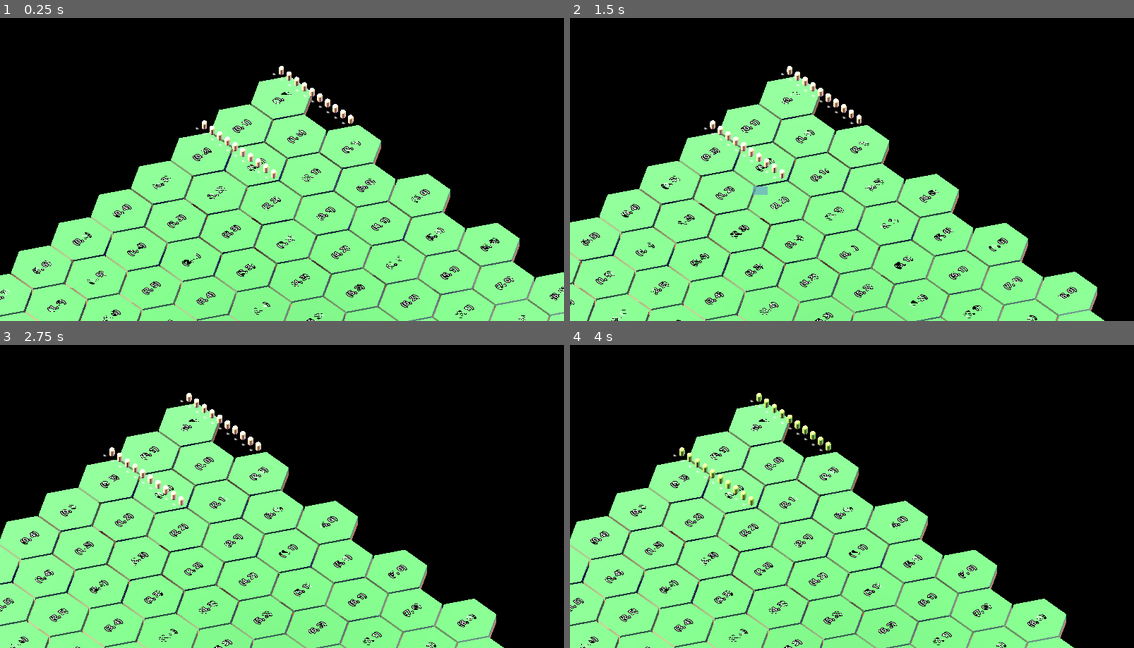
Above: before the commit, frames 1-4 (two rows, left to right).
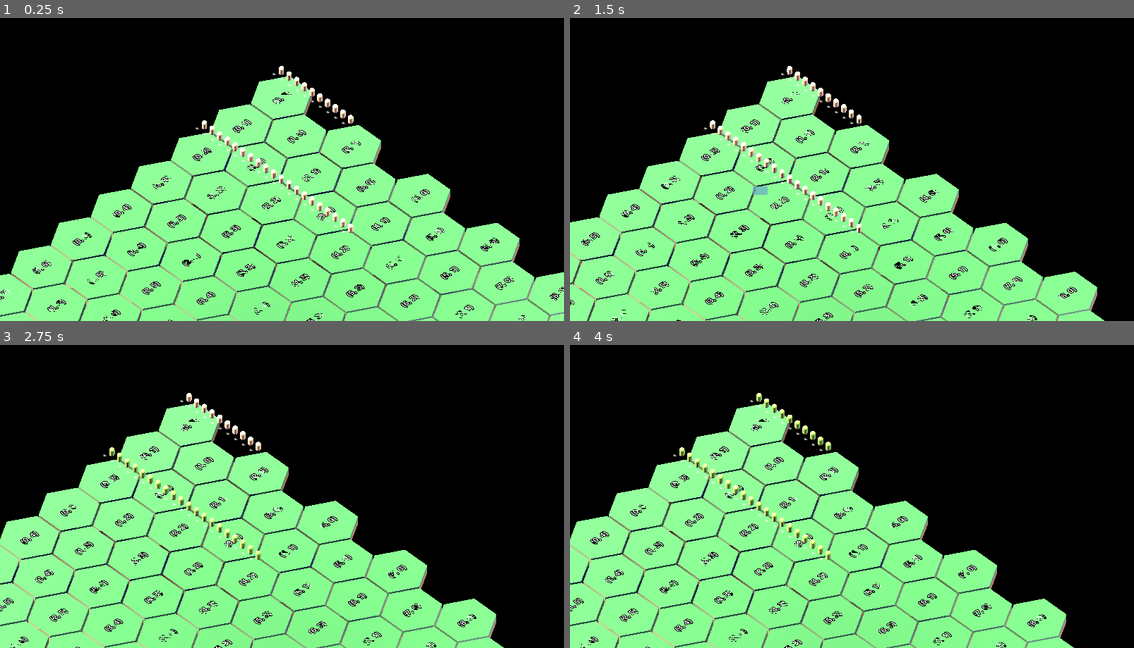
Above: after the commit, the same moments.

Repository: Luis-Arnold/Legends-of-Old
Game: Godot game, scene res://Content/Scenes/Map/Map3D.tscn
Same seed, same stepped clock (60 frames per second), same inputs: the game is played once before the commit and once after it.
Inputs (mouse positions are in pixels of both pictures, inside the frame that each line leads up to):
- Up to frame 1 (0.25 s): no input
- Up to frame 2 (1.5 s): tap Enter at 0.5 s; move the mouse to (976, 148) at 0.52 s; hold D 0.53-1.25 s; click (976, 148) at 0.67 s; tap Space at 0.77, 1.25 s; drag from (739, 178) to (823, 227) at 1.27 s
- Up to frame 3 (2.75 s): move the mouse to (338, 420) at 2.02 s; hold D from 2.03 s (still down); click (338, 420) at 2.17 s
- Up to frame 4 (4 s): release D at 2.75 s; tap Enter at 2.75 s; drag from (823, 554) to (682, 441) at 2.77 s; move the mouse to (1021, 535) at 3.52 s; hold A from 3.53 s (still down); click (1021, 535) at 3.67 s; tap Space at 3.77 s

The runs differ from the first frame. In frame 1, 0.4% of the frame differs, in the area x 42-63%, y 47-77%; in frame 2, 0.4%; in frame 3, 0.6%, in the area x 19-47%, y 33-77%; in frame 4, 0.3%.

Commit message:
Introduced looking at target

Diff:
--- a/Content/Scenes/Map/Map3D.gd
+++ b/Content/Scenes/Map/Map3D.gd
@@ -35,14 +35,14 @@
 	archerUnit.initializeSoldiers(10, soldierScene)
 	for soldier in archerUnit.soldiers:
 		soldier.position += Vector3(0, 0, 2 * 0)
-		soldier.playerColor = PlayerUtil.playerColor.WHITE
+		soldier.changeColor(PlayerUtil.playerColor.WHITE)
 
 	var spearmanUnit = unitScene.instantiate().duplicate()
 	add_child(spearmanUnit)
-	spearmanUnit.initializeSoldiers(10, soldierScene)
+	spearmanUnit.initializeSoldiers(20, soldierScene)
 	for soldier in spearmanUnit.soldiers:
 		soldier.position += Vector3(0, 0, 2 * 1)
-		soldier.playerColor = PlayerUtil.playerColor.BLACK
+		soldier.changeColor(PlayerUtil.playerColor.BLACK)
 
 	rotateTiles()
 
--- a/Content/Scenes/Map/Map3D.tscn
+++ b/Content/Scenes/Map/Map3D.tscn
@@ -56,7 +56,7 @@
 [node name="InViewArea" type="Area3D" parent="Camera3D"]
 transform = Transform3D(1, 0, 0, 0, 1, 2.98023e-08, 0, -8.9407e-08, 1, 0, 0, 0)
 collision_layer = 0
-collision_mask = 3
+collision_mask = 7
 
 [node name="InViewCollision" type="CollisionShape3D" parent="Camera3D/InViewArea"]
 transform = Transform3D(1, 0, 0, 0, 1, 1.93715e-07, 0, -1.49012e-07, 1, 0, -1.54972e-06, -5.64137)
--- a/Content/Scenes/Map/Selector.gd
+++ b/Content/Scenes/Map/Selector.gd
@@ -82,32 +82,7 @@
 					else: # Mouse released
 						if draggingRight and not releasedRight: # Released after drag
 							if len(CameraUtil.selectedSoldiers) > 0 and len(CameraUtil.selectedTiles) > 0:
-								var selectedUnits = UnitUtil.selectedUnits
-								var selectedTiles = CameraUtil.selectedTiles
-								var selectedSoldiers = []
-								for unit in selectedUnits:
-									selectedSoldiers.append_array(unit.soldiers)
-								var totalSoldiers = len(selectedSoldiers)
-								var totalTiles = len(selectedTiles)
-
-								# Calculate the base number of soldiers per tile and the remainder
-								@warning_ignore("integer_division")
-								var soldiersPerHexTile = totalSoldiers / totalTiles
-								var remainder = totalSoldiers % totalTiles
-
-								var soldierIndex = 0
-
-								# Distribute units/soldiers across tiles
-								for i in range(totalTiles):
-									var numSoldiersToAssign = int(soldiersPerHexTile) + int(remainder > 0)
-									remainder -= int(remainder > 0)
-
-									var soldierPositions = getDistributedPositions(selectedTiles[i].position, 0.1, numSoldiersToAssign)
-
-									for j in range(numSoldiersToAssign):
-										if soldierIndex < totalSoldiers:
-											selectedSoldiers[soldierIndex].setTargetPosition(soldierPositions[j])
-											soldierIndex += 1
+								UnitUtil.distributeSoldiersAcrossTiles(UnitUtil.selectedUnits, CameraUtil.selectedTiles)
 
 								position = Vector2(0,0)
 								%Selector.color = Color(1,1,1,0)
--- a/Content/Scenes/Soldier/2D/Soldier.gd
+++ b/Content/Scenes/Soldier/2D/Soldier.gd
@@ -17,7 +17,7 @@
 
 @export_category('Combat')
 var health: int = 100
-var armor: int
+var armor: int = 0
 var attackReady: bool = false
 # Grows with experience
 var attackSpeed: float = 1
--- a/Content/Scenes/Soldier/Soldier3D.gd
+++ b/Content/Scenes/Soldier/Soldier3D.gd
@@ -1,18 +1,18 @@
 class_name Soldier3D extends CharacterBody3D
 
 @export_category('Core')
-var soldierClass: UnitUtil.soldierType
-var playerColor: PlayerUtil.playerColor
-var moral: int
+var soldierClass: UnitUtil.soldierType = UnitUtil.soldierType.SPEARMAN
+var playerColor: PlayerUtil.playerColor = PlayerUtil.playerColor.WHITE
+var moral: int = 100
 # Experience when killing
-var experience: int
+var experience: int = 0
 # Walking slower and attacking slower
 var exhaustion: int
 # Can attack when running into enemies
 var charge: bool = false
 
 @export_category('Movement')
-var currentSpeed: float = 1.0
+var currentSpeed: float = 0.5
 var destination: Vector2 = Vector2()
 var formationPosition: Vector2 # Relative position in the formation
 var stamina: int = 100
@@ -41,6 +41,7 @@
 var resistanceModifiers: Dictionary = {
 	UnitUtil.damageType.BASE: 0.2
 }
+
 var targetsInRange: Array = []
 signal soldierDamaged
 signal soldierDied
@@ -105,6 +106,8 @@
 		elif currentMovementState == movementState.moving:
 			currentMovementState = movementState.halting
 			%SettledIndicator.visible = true
+		if len(targetsInRange) > 0:
+			look_at_target(targetsInRange[0].transform.origin)
 	chargeAttack()
 
 func select():
@@ -116,6 +119,11 @@
 	if currentUnit.isSelected:
 		emit_signal('soldierDeselected')
 		currentUnit.deselect()
+
+func look_at_target(targetPosition):
+	var direction = (targetPosition - transform.origin).normalized()
+	var newRotation = Vector3(0, atan2(direction.x, direction.z), 0)
+	rotation = newRotation
 
 func getScreenPosition(camera: Camera3D) -> Vector2:
 	return camera.unproject_position(position * camera.size)
@@ -142,10 +150,9 @@
 			if not %SettledIndicator.visible:
 				%SettledIndicator.visible = true
 			if settleCooldown >= 0 and settleCooldown < 100:
-				%SettledIndicator.mesh.material.albedo_color = Color(0.275, 0.529, settleCooldown / 100.0)
+				%SettledIndicator.mesh.material.albedo_color = Color(0.275, 0.529, 1, settleCooldown / 100.0)
 				settleCooldown += 1
 			elif settleCooldown >= 100:
-				print('Has settled')
 				currentMovementState = movementState.settled
 				settleCooldown = 0
 			else:
@@ -202,6 +209,18 @@
 func onDeselected():
 	pass
 
+func changeColor(newColor: PlayerUtil.playerColor):
+	playerColor = newColor
+	match newColor:
+		PlayerUtil.playerColor.WHITE:
+			set_collision_layer_value(2, true)
+			set_collision_mask_value(3, true)
+			%AttackArea.set_collision_mask_value(3, true)
+		PlayerUtil.playerColor.BLACK:
+			set_collision_layer_value(3, true)
+			set_collision_mask_value(2, true)
+			%AttackArea.set_collision_mask_value(2, true)
+
 func _onAttackEntered(body):
 	if body is CharacterBody3D:
 		if body.playerColor != playerColor:
--- a/Content/Scenes/Soldier/Soldier3D.tscn
+++ b/Content/Scenes/Soldier/Soldier3D.tscn
@@ -13,8 +13,9 @@
 
 [sub_resource type="CapsuleShape3D" id="CapsuleShape3D_mum8b"]
 
-[sub_resource type="BoxShape3D" id="BoxShape3D_d2iny"]
-size = Vector3(7.44071, 9, 1)
+[sub_resource type="CylinderShape3D" id="CylinderShape3D_f3k6x"]
+height = 1.6925
+radius = 7.5
 
 [sub_resource type="StandardMaterial3D" id="StandardMaterial3D_utu31"]
 transparency = 1
@@ -28,8 +29,8 @@
 
 [node name="Soldier3D" type="CharacterBody3D"]
 transform = Transform3D(0.1, 0, 0, 0, 0.1, 0, 0, 0, 0.1, 0, 0, 0)
-collision_layer = 2
-collision_mask = 2
+collision_layer = 0
+collision_mask = 0
 script = ExtResource("1_xqyvc")
 
 [node name="Body" type="MeshInstance3D" parent="."]
@@ -68,13 +69,14 @@
 pixel_size = 0.02
 texture = ExtResource("2_x8s36")
 
-[node name="Attack" type="Area3D" parent="DirectionIndicator"]
+[node name="AttackArea" type="Area3D" parent="DirectionIndicator"]
+unique_name_in_owner = true
 collision_layer = 0
-collision_mask = 2
+collision_mask = 0
 
-[node name="AttackCollision" type="CollisionShape3D" parent="DirectionIndicator/Attack"]
-transform = Transform3D(1, 0, 0, 0, 1, -2.84217e-14, 0, 2.84217e-14, 1, 0, 4.61242, -2.08616e-07)
-shape = SubResource("BoxShape3D_d2iny")
+[node name="AttackCollision" type="CollisionShape3D" parent="DirectionIndicator/AttackArea"]
+transform = Transform3D(1, 0, 0, 0, -4.37114e-08, -1, 0, 1, -4.37114e-08, 0, 0, 0)
+shape = SubResource("CylinderShape3D_f3k6x")
 
 [node name="AttackAnimations" type="AnimatedSprite3D" parent="DirectionIndicator"]
 unique_name_in_owner = true
@@ -88,5 +90,5 @@
 mesh = SubResource("TorusMesh_si83g")
 
 [connection signal="target_reached" from="NavAgent" to="." method="_onNavTargetReached"]
-[connection signal="body_entered" from="DirectionIndicator/Attack" to="." method="_onAttackEntered"]
-[connection signal="body_exited" from="DirectionIndicator/Attack" to="." method="_onAttackExited"]
+[connection signal="body_entered" from="DirectionIndicator/AttackArea" to="." method="_onAttackEntered"]
+[connection signal="body_exited" from="DirectionIndicator/AttackArea" to="." method="_onAttackExited"]
--- a/Content/Scenes/Unit/Unit3D.gd
+++ b/Content/Scenes/Unit/Unit3D.gd
@@ -6,6 +6,7 @@
 
 @export_category('Core')
 @export var formation: UnitUtil.formationType
+@export var currentTiles: Array = []
 @export var isSelected: bool = false
 @export var soldiers: Array = []
 @export var leader: Soldier
@@ -56,3 +57,9 @@
 	UnitUtil.selectedUnits.erase(deadSoldier)
 	UnitUtil.selectedUnits = UnitUtil.selectedUnits.filter(func(soldier): return is_instance_valid(soldier))
 	deadSoldier.queue_free()
+	print('Soldier died')
+	if len(currentTiles) > 0:
+		var tempCurrentTiles: Array = currentTiles.duplicate()
+		UnitUtil.distributeSoldiersAcrossTiles([self], tempCurrentTiles)
+	else:
+		print('No tiles')
--- a/Content/Scripts/Singletons/UnitUtil.gd
+++ b/Content/Scripts/Singletons/UnitUtil.gd
@@ -33,3 +33,39 @@
 	CONCENTRICCIRCLES,
 	ANY
 }
+
+func distributeSoldiersAcrossTiles(selectedUnits, selectedTiles):
+	var selectedSoldiers = []
+	for unit in selectedUnits:
+		unit.currentTiles.clear()
+		selectedSoldiers.append_array(unit.soldiers)
+	var totalSoldiers = len(selectedSoldiers)
+	var totalTiles = len(selectedTiles)
+
+	# Calculate the base number of soldiers per tile and the remainder
+	var soldiersPerHexTile = totalSoldiers / totalTiles
+	var remainder = totalSoldiers % totalTiles
+
+	var soldierIndex = 0
+	# Distribute units/soldiers across tiles
+	for i in range(totalTiles):
+		var numSoldiersToAssign = int(soldiersPerHexTile) + int(remainder > 0)
+		remainder -= int(remainder > 0)
+
+		var soldierPositions = getDistributedPositions(selectedTiles[i].position, 0.1, numSoldiersToAssign)
+
+		for j in range(numSoldiersToAssign):
+			if soldierIndex < totalSoldiers:
+				selectedSoldiers[soldierIndex].setTargetPosition(soldierPositions[j])
+				if selectedTiles[i] not in selectedSoldiers[soldierIndex].currentUnit.currentTiles:
+					selectedSoldiers[soldierIndex].currentUnit.currentTiles.append(selectedTiles[i])
+				soldierIndex += 1
+
+func getDistributedPositions(center: Vector3, radius: float, count: int) -> Array:
+	var positions = []
+	for i in range(count):
+		var angle = 2.0 * PI * i / count
+		var x_offset = cos(angle) * radius
+		var z_offset = sin(angle) * radius
+		positions.append(Vector3(center.x + x_offset, center.y, center.z + z_offset))
+	return positions
